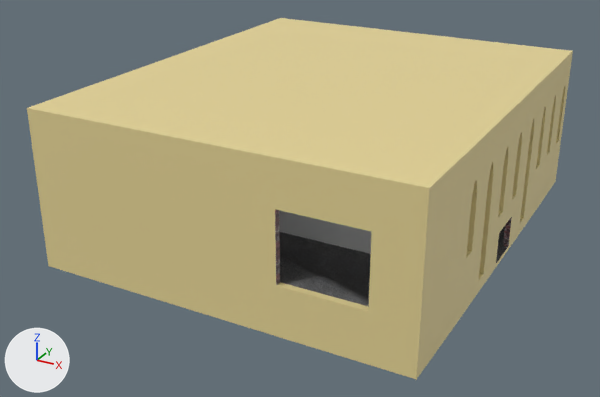
What one commit did to the FBX model artheist/Assets/Meshes/HomeBox.fbx.
Camera for both pictures: a 50 mm lens placed at (30.7, -83.2, 43.1), pointed at (-12.5, -4.7, 3.8). The axes (+X, +Y, +Z) are drawn at lower left. The lights are the same throughout. Where no turn or scale is listed for an object, it has been applied to the vertices.

Names of what the first picture shows: 'building'.
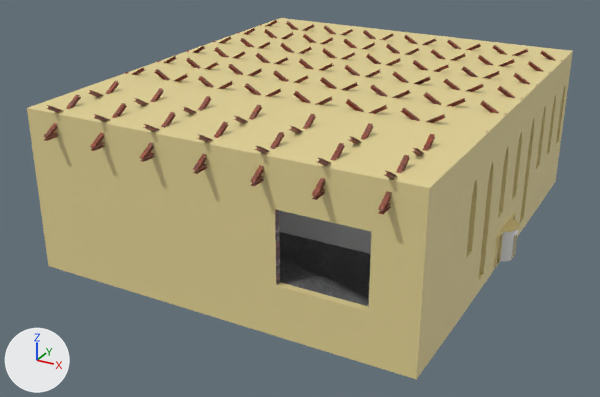
Where the newer file only moved an object's origin or applied its transform, the numbers keep the older frame.

Pixel boxes [x1, y1, x2, y2] of what changed, in the pictures (600 x 397 px):
'ibeam', added (brown)
    after: [125, 20, 562, 132]
'ibeam.005', added (brown)
    after: [43, 81, 435, 214]
'spinnydoorframe', added
    after: [494, 214, 520, 268]
'spinny door glass', added
    after: [500, 229, 519, 261]
'Cube.016', added
    after: [512, 236, 515, 257]

What changed in the scene script:
```text
Add img_just_rust_1492977_1920_jpg:
    img_just_rust_1492977_1920_jpg = load_image('just-rust-1492977_1920.jpg', '../Materials/Textures/just-rust-1492977_1920.jpg', 1920, 1429, 'sRGB')
Add mat_glass:
    mat_glass = principled_material('glass')
    mat_glass.base_color = (0.8, 0.8, 0.8)  # white #e7e7e7
    mat_glass.roughness = 0.4
Add mat_material_002:
    mat_material_002 = principled_material('Material.002')
    mat_material_002.texture = img_just_rust_1492977_1920_jpg
Add me_cube_004:
    me_cube_004.from_pydata(...)  # 154 vertices, 106 faces; spans x -1.48..1.48, y -1.48..1.48, z -1.81..1.83
    # faces by material slot: [82, 24]
    me_cube_004.materials.append(mat_window)  # beige #e7d697
    me_cube_004.materials.append(mat_glass)  # white #e7e7e7
Add me_cube:
    me_cube.from_pydata(...)  # 357 vertices, 272 faces; spans x -1.77..1.77, y -3.3..3.3, z -1.89..1.88
    me_cube.materials.append(mat_window)  # beige #e7d697
Add me_cube_042:
    me_cube_042.from_pydata(...)  # 9779 vertices, 21630 faces; spans x -50.5..-7.6, y -9.3..21.2, z 15.3..18.6
    me_cube_042.materials.append(mat_material_002)  # picture img_just_rust_1492977_1920_jpg
Add me_cube_003:
    me_cube_003.from_pydata(...)  # 146 vertices, 136 faces; spans x -1.7..1.7, y -1.61..1.57, z -1.88..1.77
    me_cube_003.materials.append(mat_glass)  # white #e7e7e7
Add me_cube_052:
    me_cube_052.from_pydata(...)  # 3430 vertices, 6496 faces; spans x -36.2..0.2, y -3.1..9.1, z -1.7..1.7
    me_cube_052.materials.append(mat_material_002)  # picture img_just_rust_1492977_1920_jpg
Add ob_cube_016:
    ob_cube_016 = bpy.data.objects.new('Cube.016', me_cube_004)
    ob_cube_016.location = (10.36, 0.0, 1.82)
Add ob_spinnydoorframe:
    ob_spinnydoorframe = bpy.data.objects.new('spinnydoorframe', me_cube)
    ob_spinnydoorframe.location = (10.36, 0.0, 1.88)
Add ob_ibeam:
    ob_ibeam = bpy.data.objects.new('ibeam', me_cube_042)
    ob_ibeam.location = (18.05, -1.23, -0.03)
Add ob_spinny_door_glass:
    ob_spinny_door_glass = bpy.data.objects.new('spinny door glass', me_cube_003)
    ob_spinny_door_glass.location = (10.36, 0.01, 1.88)
Add ob_ibeam_005:
    ob_ibeam_005 = bpy.data.objects.new('ibeam.005', me_cube_052)
    ob_ibeam_005.location = (7.2, -24.22, 16.93)
```
